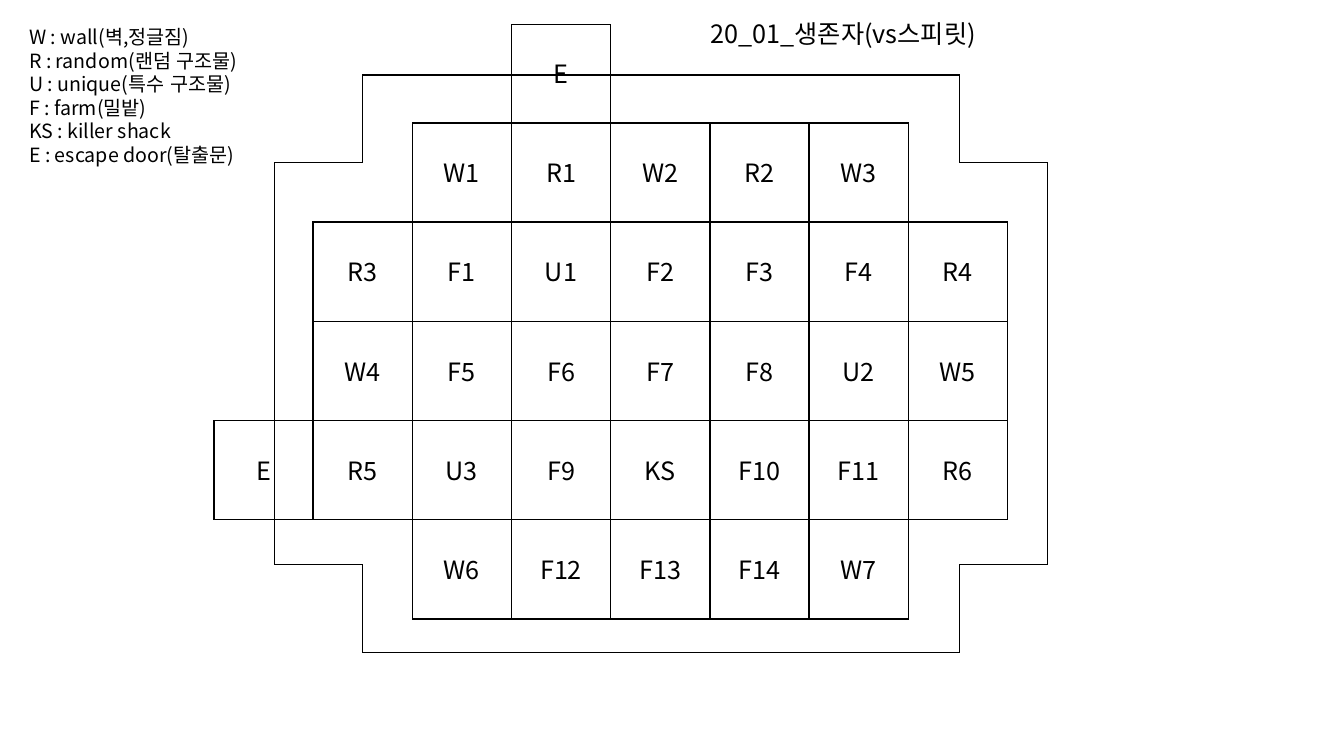
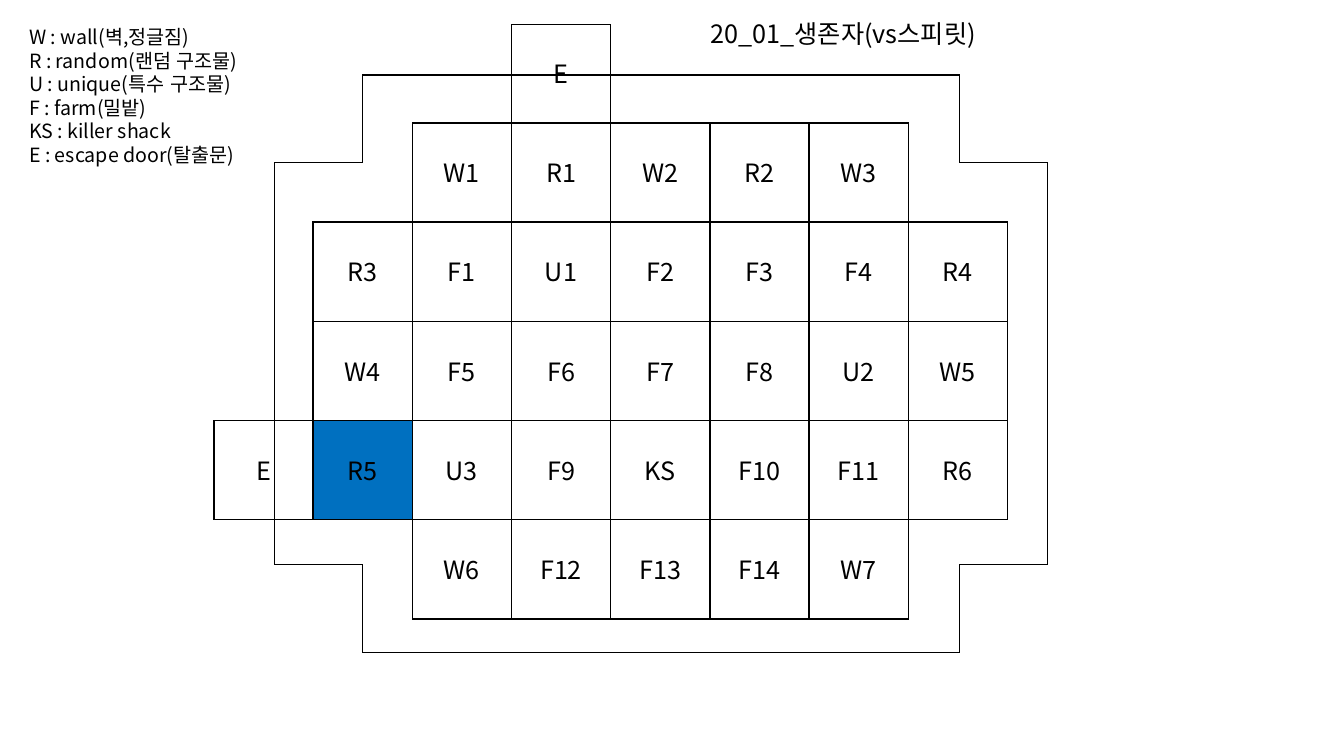
Before and after one commit to Bumizi/Thesis, a slide deck: slide 1 of DBD 분석/맵 분석/3. 콜드윈드 농장(★)/3. 썩은 들판(★)/20_01_생존자(vs스피릿).pptx. Drawn at 1344x756 pixels with LibreOffice and Linux fonts; fonts in the diff are those of the drawing. Boxes give left, top, right and bottom in pixels: in the first picture for what was removed or moved away, otherwise in the second. Text is boxed around its words. In the diff, an @@ line names an element or a change of style, - is before the commit and + after.

```diff
--- a/DBD 분석/맵 분석/3. 콜드윈드 농장(★)/3. 썩은 들판(★)/20_01_생존자(vs스피릿).pptx
+++ b/DBD 분석/맵 분석/3. 콜드윈드 농장(★)/3. 썩은 들판(★)/20_01_생존자(vs스피릿).pptx
@@ rectangle "R5" at (x1=314, y1=420, x2=412, y2=519): fill none to #0070C0 @@
```
Also in this commit, not shown: 2 other files.
